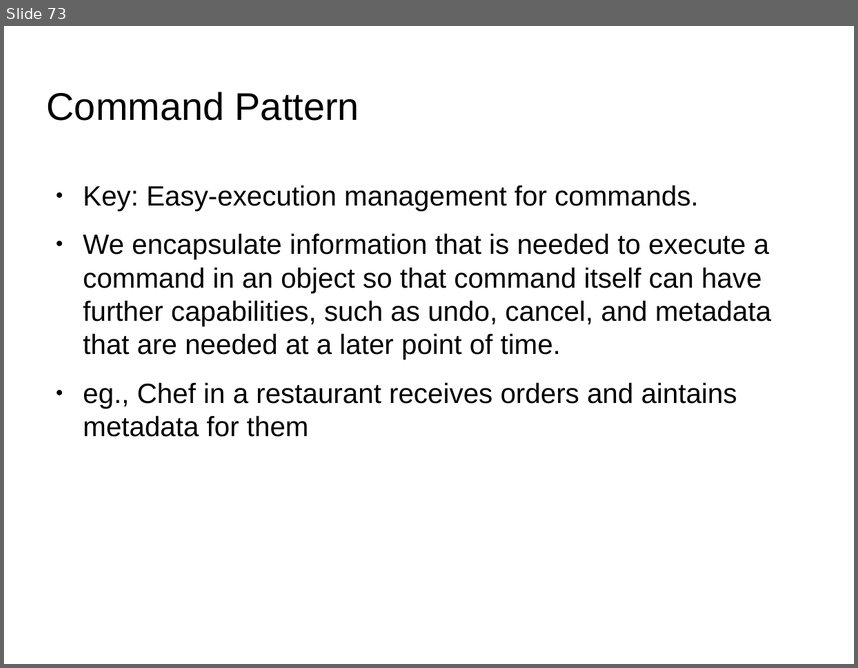
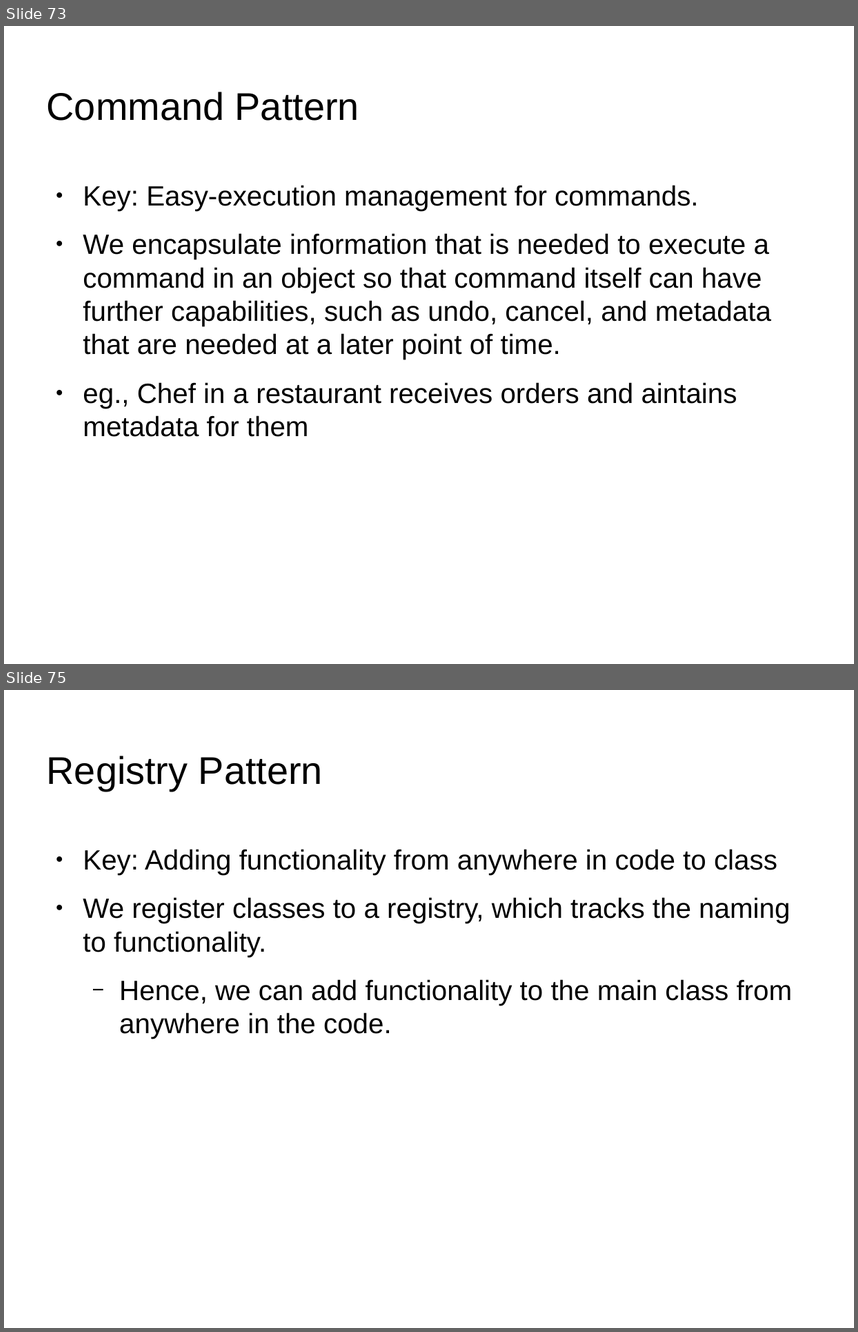
Before and after one commit to shikha-desai/Internship_PreWork, a slide deck: Python/Python_Notes.odp. Shown one above the other, each under a label of ours: slide 73 before the commit, slides 73 and 75 after it; the slides between them are not shown. The pictures are 858x668 and 858x1332 pixels, drawn with LibreOffice and Linux fonts; fonts in the diff are those of the drawing; background and template pictures are left out. Boxes give left, top, right and bottom in pixels: in the first picture for what was removed or moved away, otherwise in the second. Text is boxed around its words. In the diff, an @@ line names an element or a change of style, - is before the commit and + after.

Commit message:
Completed design patterns in Python

```diff
--- a/Python/Python_Notes.odp
+++ b/Python/Python_Notes.odp
@@ slide 75 added at <box>4,690,854,1328</box>, background picture (left out) @@
@@ title added at <box>47,756,323,791</box>, 36 pt, text #000000 @@
+Registry Pattern
@@ text added at <box>83,849,793,1038</box>, 26 pt, text #000000 @@
+● Key: Adding functionality from anywhere in code to class
+● We register classes to a registry, which tracks the naming to functionality.
+  − Hence, we can add functionality to the main class from anywhere in the code.
```
Also in this commit, not shown: 1 slide changed, 2 other slides added, 1 other file.
